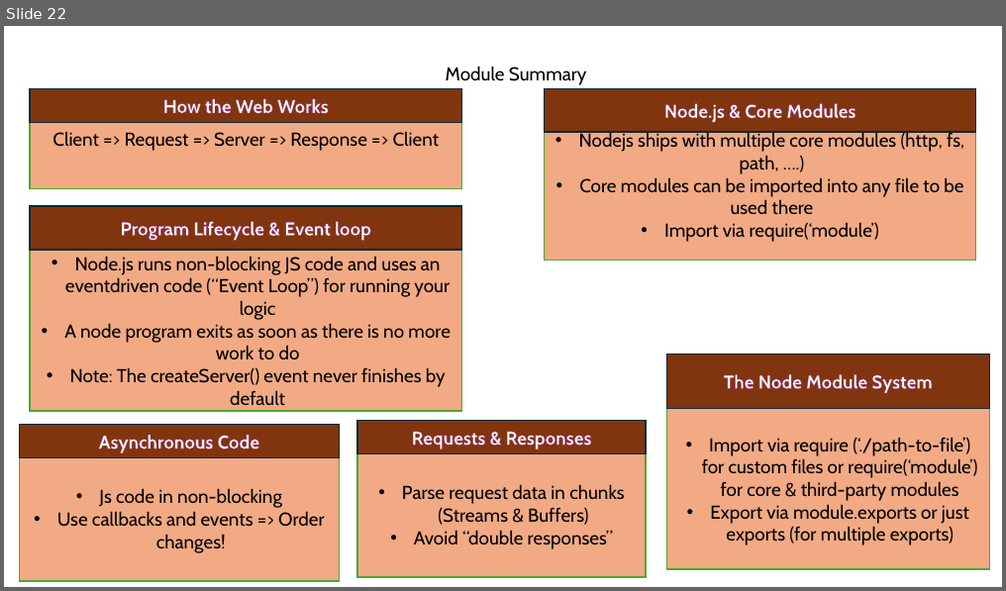
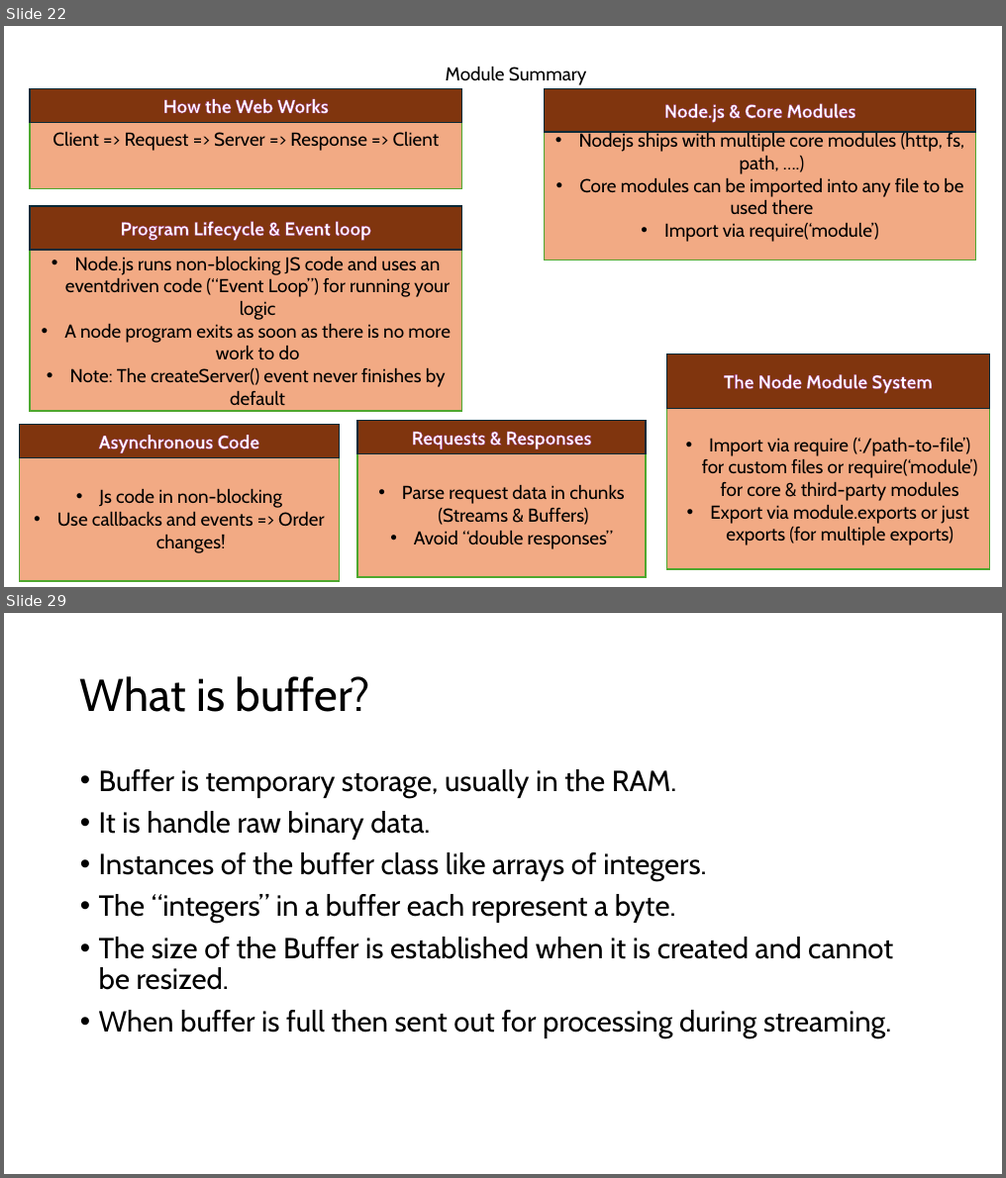
Before and after one commit to PiyushChaturvedii/Batch05, a slide deck: node/Nodejs.pptx. Shown one above the other, each under a label of ours: slide 22 before the commit, slides 22 and 29 after it; the slides between them are not shown. The pictures are 1006x591 and 1006x1178 pixels, drawn with LibreOffice and Linux fonts; fonts in the diff are those of the drawing. Boxes give left, top, right and bottom in pixels: in the first picture for what was removed or moved away, otherwise in the second. Text is boxed around its words. In the diff, an @@ line names an element or a change of style, - is before the commit and + after.

```diff
--- a/node/Nodejs.pptx
+++ b/node/Nodejs.pptx
@@ slide 29 added at [4,613,1002,1174], background #FFFFFF @@
@@ title added at [80,676,370,712], 44 pt, text #000000 @@
+What is buffer?
@@ text added at [99,769,893,1039], 28 pt, text #000000 @@
+• Buffer is temporary storage, usually in the RAM.
+• It is handle raw binary data.
+• Instances of the buffer class like arrays of integers.
+• The “integers” in a buffer each represent a byte.
+• The size of the Buffer is established when it is created and cannot be resized.
+• When buffer is full then sent out for processing during streaming.
```
Also in this commit, not shown: 10 other slides added, 9 other files.
